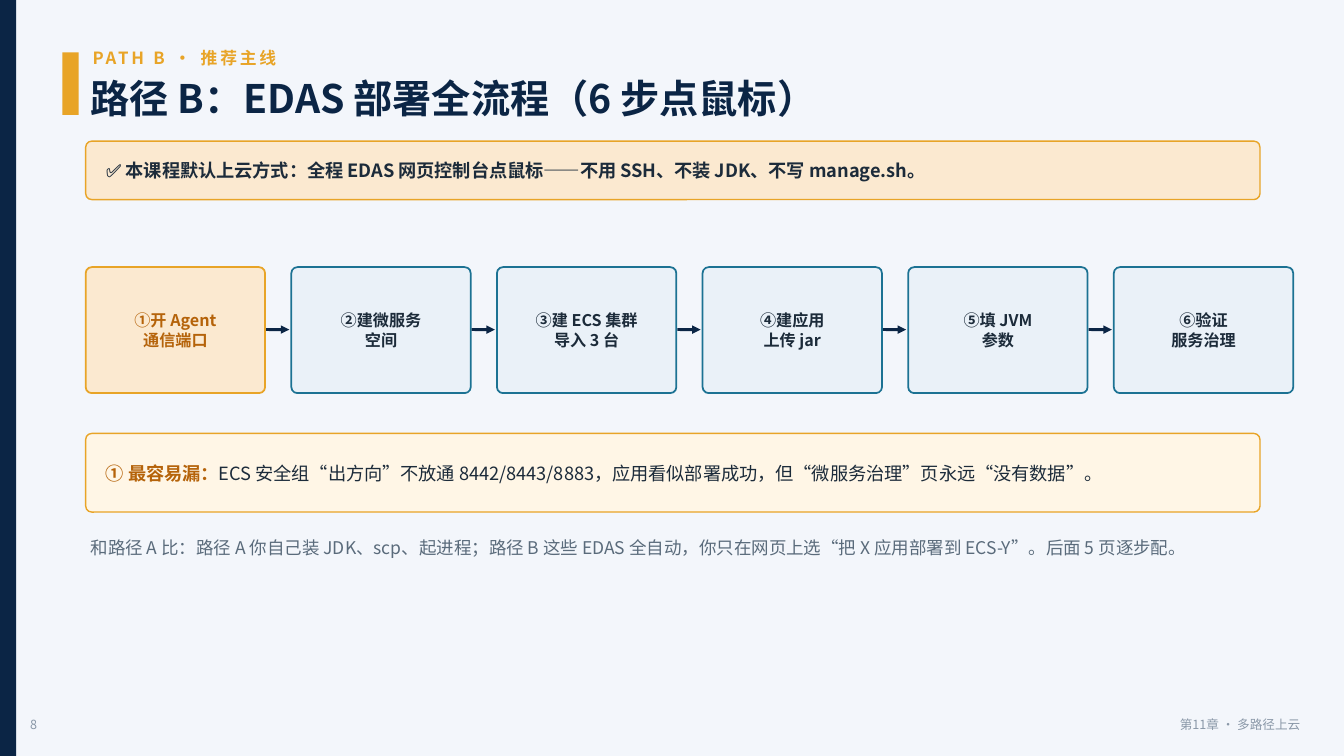
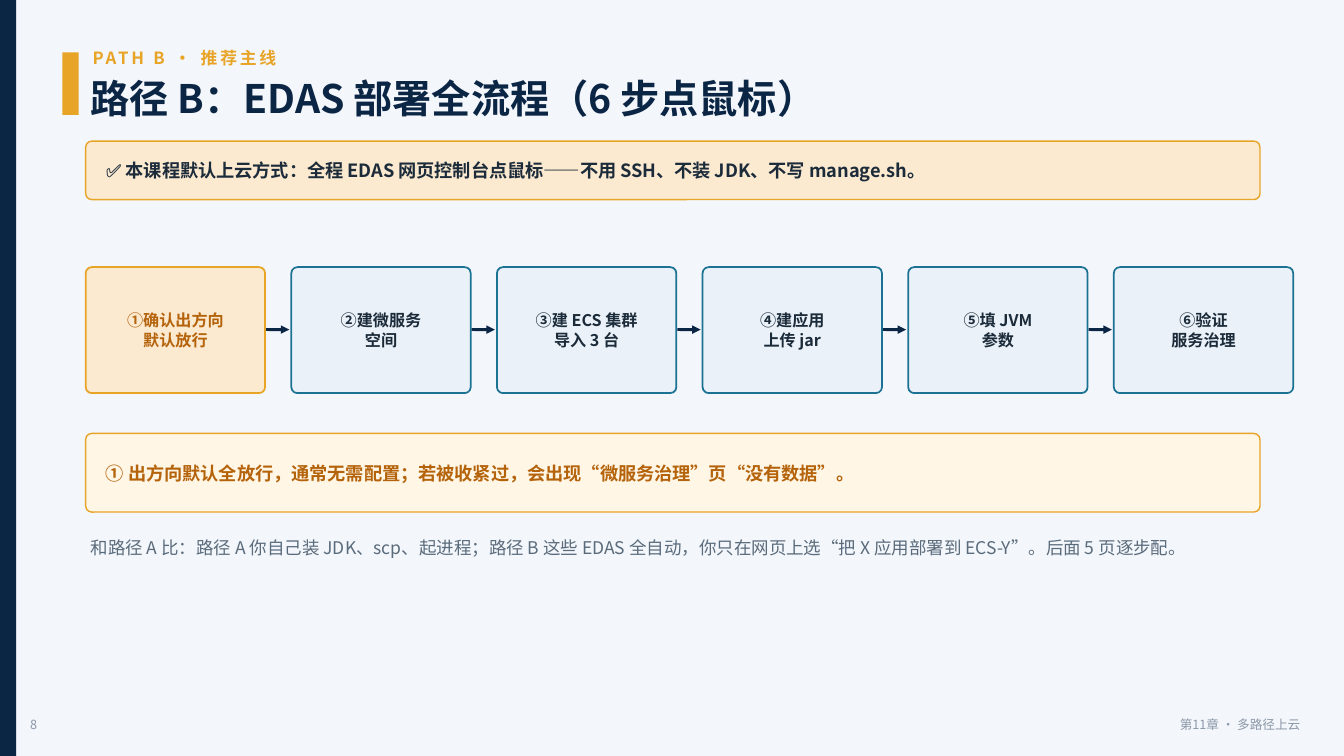
Before and after one commit to coffeeliuwei/cloudnativeapp, a slide deck: slide 9 of deck/第11章-上云部署-课件.pptx. Drawn at 1344x756 pixels with LibreOffice and Linux fonts; fonts in the diff are those of the drawing. Boxes give left, top, right and bottom in pixels: in the first picture for what was removed or moved away, otherwise in the second. Text is boxed around its words. In the diff, an @@ line names an element or a change of style, - is before the commit and + after.

```diff
--- a/deck/第11章-上云部署-课件.pptx
+++ b/deck/第11章-上云部署-课件.pptx
@@ text at (x1=127, y1=312, x2=224, y2=348): text changed @@
-①开 Agent
-通信端口
+①确认出方向
+默认放行
@@ text at (x1=106, y1=464, x2=854, y2=483): text changed; text colour #1C2B3A to #B5630A; bold on @@
-① 最容易漏：ECS 安全组“出方向”不放通 8442/8443/8883，应用看似部署成功，但“微服务治理”页永远“没有数据”。
+① 出方向默认全放行，通常无需配置；若被收紧过，会出现“微服务治理”页“没有数据”。
```
Also in this commit, not shown: 16 other slides changed, 3 other files.
